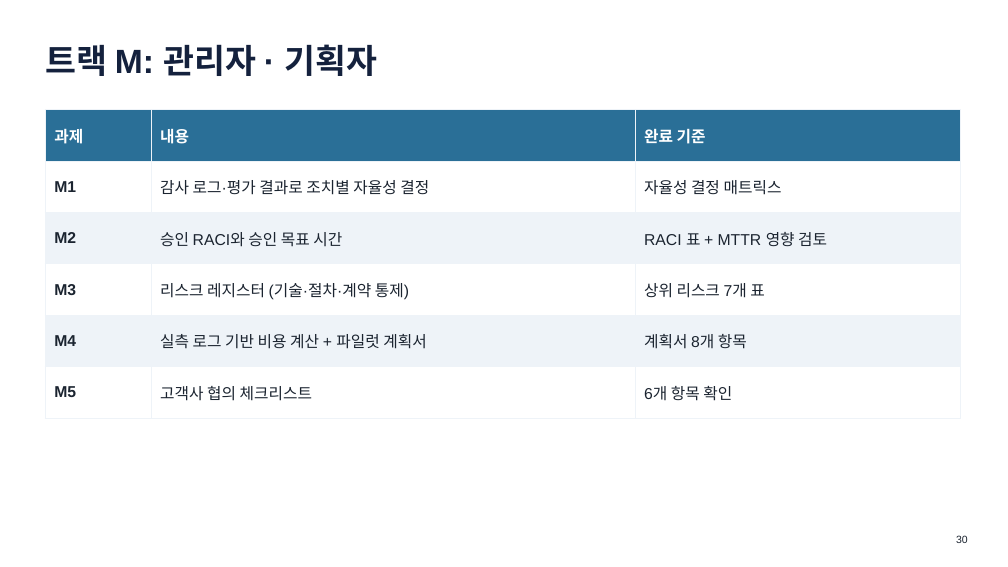
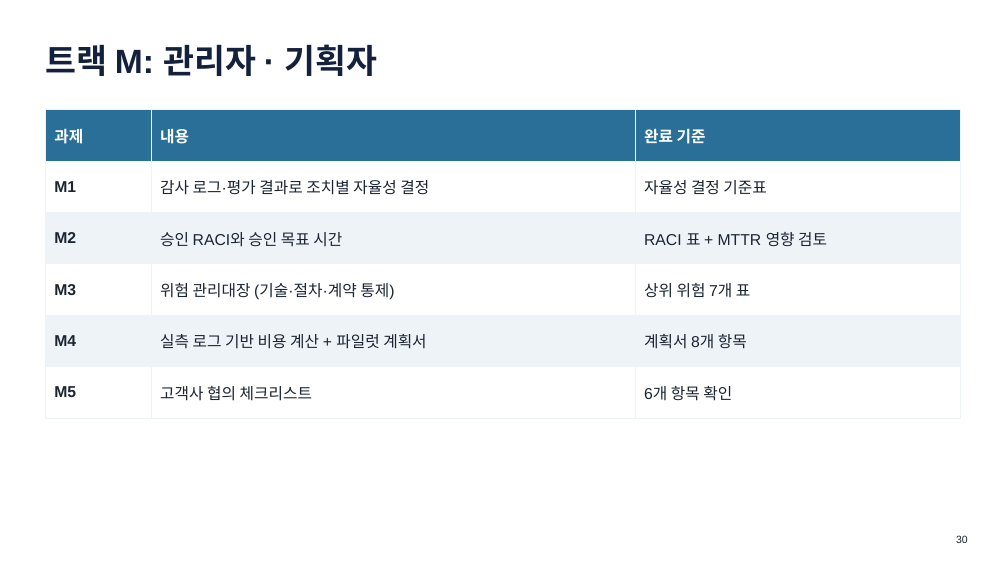
Before and after one commit to khaniyapark-ops/AI-Study, a slide deck: slide 30 of advanced/심화교육_Agentic.pptx. Drawn at 1008x567 pixels with LibreOffice and Linux fonts; fonts in the diff are those of the drawing. Boxes give left, top, right and bottom in pixels: in the first picture for what was removed or moved away, otherwise in the second. Text is boxed around its words. In the diff, an @@ line names an element or a change of style, - is before the commit and + after.

```diff
--- a/advanced/심화교육_Agentic.pptx
+++ b/advanced/심화교육_Agentic.pptx
@@ table at (45, 110, 960, 405) @@
-row 2, column 3: 자율성 결정 매트릭스
+row 2, column 3: 자율성 결정 기준표
-row 4, column 2: 리스크 레지스터 (기술·절차·계약 통제)
+row 4, column 2: 위험 관리대장 (기술·절차·계약 통제)
-row 4, column 3: 상위 리스크 7개 표
+row 4, column 3: 상위 위험 7개 표
```
Also in this commit, not shown: 16 other slides changed, 33 other files.
